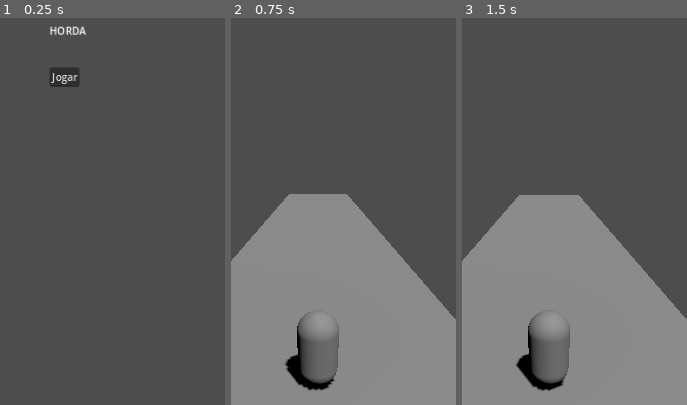
Above: before the commit, frames 1-3 (left to right).
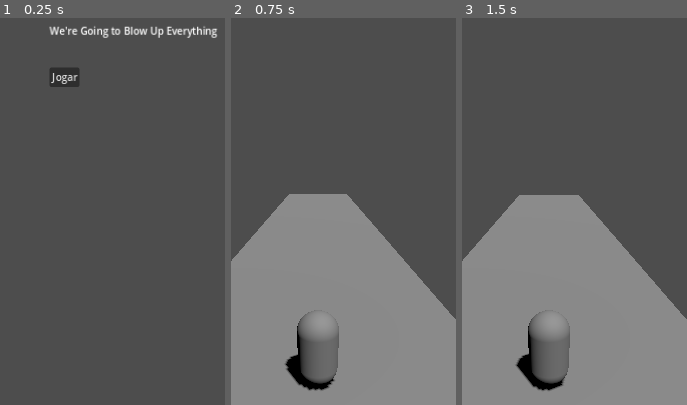
Above: after the commit, the same moments.

Repository: yuremarketing/We-re_going_to_blowup_everything
Game: Godot game, scene res://scenes/main_menu.tscn
Same seed, same stepped clock (60 frames per second), same inputs: the game is played once before the commit and once after it.
Inputs:
- Up to frame 1 (0.25 s): no input
- Up to frame 2 (0.75 s): click "Jogar" at 0.5 s
- Up to frame 3 (1.5 s): tap Enter (ui_accept) at 1.25 s; hold Up (ui_up) from 1.28 s (still down)
The pictures show only the part of the screen within x 31-81%, y 8-58%; the shares and areas given below are measured in that part.

The runs differ from the first frame. In frame 1, 1.1% of the frame differs, in the area x 21-97%, y 2-6%; in frame 2, nothing differs; in frame 3, nothing differs.

Commit message:
fix(rename): completa rename do jogo em main_menu.tscn e registra revisão
TitleLabel do menu inicial ainda mostrava "HORDA" pro jogador, sobra do
commit anterior que renomeou o jogo pra "We're Going to Blow Up
Everything" em ROADMAP/GDD/EPICA/project.godot mas não pegou a cena.
config/description em project.godot segue com a mesma sobra ("codinome
HORDA"), fora do allowlist de escrita desta sessão — registrado como
pendência no HANDOVER.md.

Co-Authored-By: Claude Sonnet 5 <noreply@anthropic.com>

Diff:
--- a/scenes/main_menu.tscn
+++ b/scenes/main_menu.tscn
@@ -8,7 +8,7 @@
 [node name="TitleLabel" type="Label" parent="."]
 offset_left = 300.0
 offset_top = 150.0
-text = "HORDA"
+text = "We're Going to Blow Up Everything"
 
 [node name="PlayButton" type="Button" parent="."]
 offset_left = 300.0
Not shown, changed: war_room/CHAT.md
Not shown, changed: war_room/HANDOVER.md
